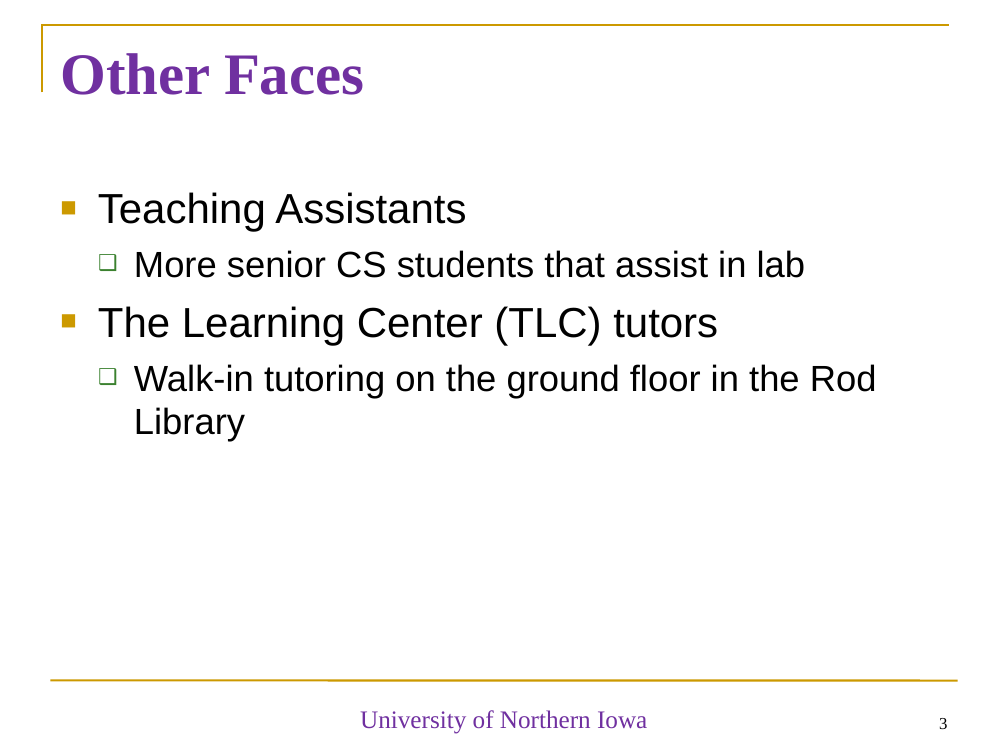
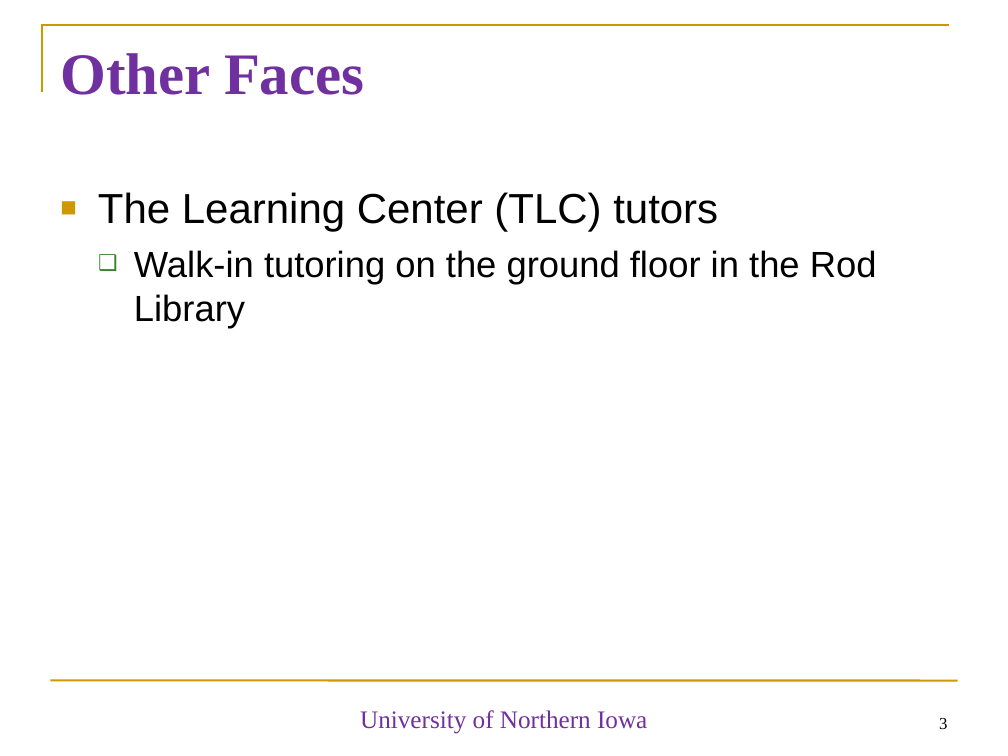
Before and after one commit to diesburg/cs1510_sp26, a slide deck: slide 3 of sessions/intro/intro.ppt. Drawn at 1008x756 pixels with LibreOffice and Linux fonts; fonts in the diff are those of the drawing. Boxes give left, top, right and bottom in pixels: in the first picture for what was removed or moved away, otherwise in the second. Text is boxed around its words. In the diff, an @@ line names an element or a change of style, - is before the commit and + after.

```diff
--- a/sessions/intro/intro.ppt
+++ b/sessions/intro/intro.ppt
@@ text at (x1=98, y1=192, x2=806, y2=278): paragraphs removed @@
-■ Teaching Assistants
-  ❑ More senior CS students that assist in lab
```
Also in this commit, not shown: 3 other slides changed, 1 slide added, 1 other file.
